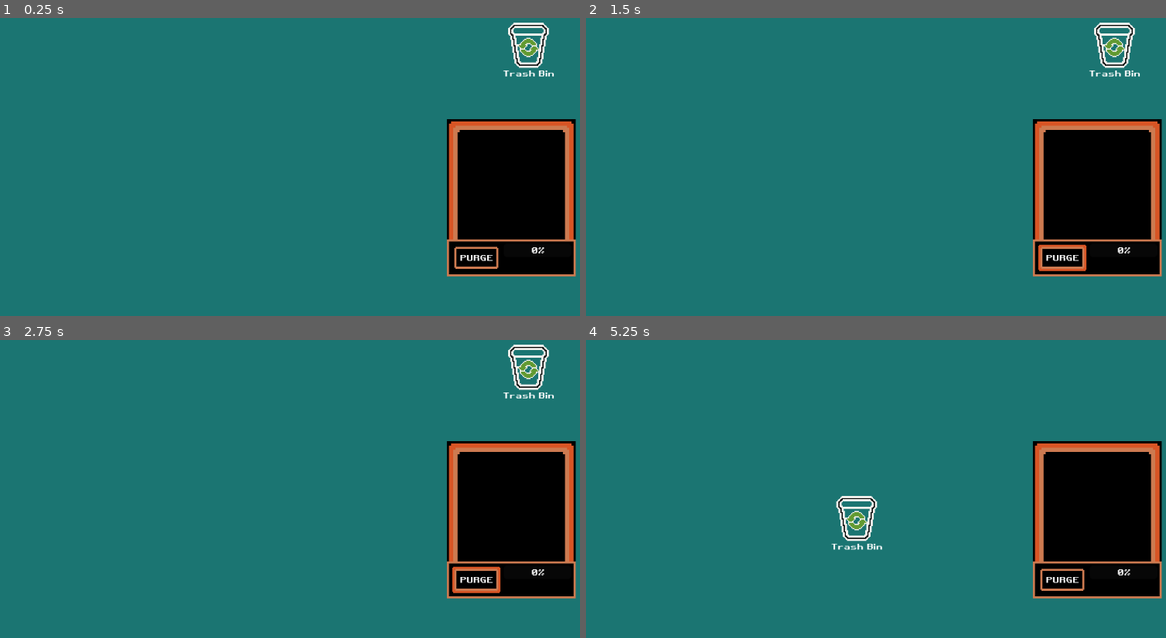
Above: before the commit, frames 1-4 (two rows, left to right).
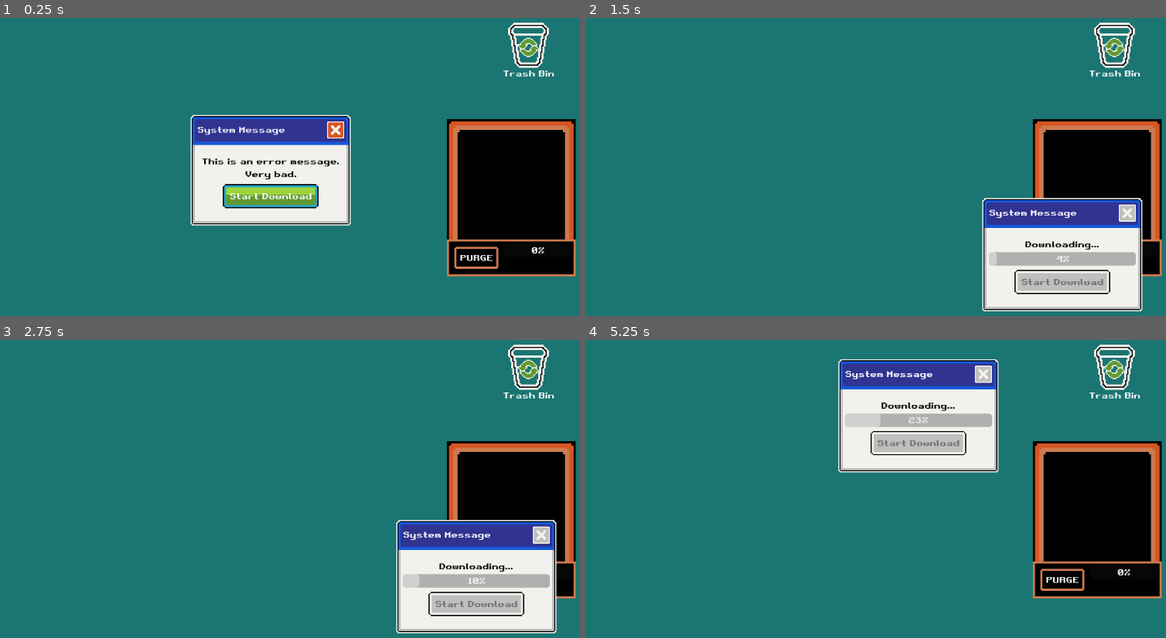
Above: after the commit, the same moments.

Repository: VileOar/ludum-dare-54
Game: Godot game, scene res://scenes/desktop.tscn
The game is run twice, just before and just after one commit, with the same random seed, the same clock (stepped at 60 frames per second) and the same inputs. This scene is started directly instead of the project's main scene.
Inputs (mouse positions are in pixels of both pictures, inside the frame that each line leads up to):
- Up to frame 1 (0.25 s): no input
- Up to frame 2 (1.5 s): click (858, 196) at 0.5 s, where only the run after the commit has a clickable "Start Download"; click "PURGE" at 1.25 s
- Up to frame 3 (2.75 s): click "PURGE" at 2 s
- Up to frame 4 (5.25 s): click "PURGE" at 2.75 s; tap Enter at 3.5 s; drag from (1113, 366) to (858, 518) at 3.52 s; drag from (1096, 503) to (858, 518) at 4.27 s; move the mouse to (916, 420) at 5.02 s; click (916, 420) at 5.17 s

The runs differ from the first frame. In frame 1, 10% of the frame differs, in the area x 32-61%, y 32-70%; in frame 2, 10%; in frame 3, 10%; in frame 4, 12%, in the area x 42-96%, y 1-71%.

Commit message:
added additional behaviour to download window

Diff:
--- a/assets/themes/default_theme.tres
+++ b/assets/themes/default_theme.tres
@@ -1,7 +1,8 @@
-[gd_resource type="Theme" load_steps=30 format=3 uid="uid://cr14ypjrq1sus"]
+[gd_resource type="Theme" load_steps=36 format=3 uid="uid://cr14ypjrq1sus"]
 
 [ext_resource type="Texture2D" uid="uid://c0kt1jh1aw8dm" path="res://assets/gfx/panels/desktop_panels.png" id="1_xv5vh"]
 [ext_resource type="Texture2D" uid="uid://rgwc4msiuvgo" path="res://assets/gfx/buttons/button_styles.png" id="2_gimpf"]
+[ext_resource type="Texture2D" uid="uid://dbuhv7006hx1q" path="res://assets/gfx/buttons/button_icons.png" id="3_nn7h3"]
 
 [sub_resource type="StyleBoxTexture" id="StyleBoxTexture_065l1"]
 texture = ExtResource("2_gimpf")
@@ -85,6 +86,24 @@
 texture_margin_right = 16.0
 texture_margin_bottom = 16.0
 region_rect = Rect2(288, 0, 96, 96)
+
+[sub_resource type="StyleBoxTexture" id="StyleBoxTexture_n101v"]
+texture = ExtResource("3_nn7h3")
+region_rect = Rect2(64, 0, 32, 32)
+
+[sub_resource type="StyleBoxEmpty" id="StyleBoxEmpty_7nef7"]
+
+[sub_resource type="StyleBoxTexture" id="StyleBoxTexture_per8k"]
+texture = ExtResource("3_nn7h3")
+region_rect = Rect2(32, 0, 32, 32)
+
+[sub_resource type="StyleBoxTexture" id="StyleBoxTexture_rxqfx"]
+texture = ExtResource("3_nn7h3")
+region_rect = Rect2(0, 0, 32, 32)
+
+[sub_resource type="StyleBoxTexture" id="StyleBoxTexture_aatfy"]
+texture = ExtResource("3_nn7h3")
+region_rect = Rect2(96, 0, 32, 32)
 
 [sub_resource type="StyleBoxTexture" id="StyleBoxTexture_0ouil"]
 content_margin_left = 4.0
@@ -234,6 +253,12 @@
 Button/styles/hover = SubResource("StyleBoxTexture_detdx")
 Button/styles/normal = SubResource("StyleBoxTexture_kghdm")
 Button/styles/pressed = SubResource("StyleBoxTexture_wid8x")
+CloseButton/base_type = &"Button"
+CloseButton/styles/disabled = SubResource("StyleBoxTexture_n101v")
+CloseButton/styles/focus = SubResource("StyleBoxEmpty_7nef7")
+CloseButton/styles/hover = SubResource("StyleBoxTexture_per8k")
+CloseButton/styles/normal = SubResource("StyleBoxTexture_rxqfx")
+CloseButton/styles/pressed = SubResource("StyleBoxTexture_aatfy")
 ErrorPanel/base_type = &"PanelContainer"
 ErrorPanel/styles/panel = SubResource("StyleBoxTexture_0ouil")
 GreenButton/base_type = &"Button"
--- a/scenes/desktop.tscn
+++ b/scenes/desktop.tscn
@@ -37,6 +37,8 @@
 
 [node name="Windows" type="Node" parent="."]
 
+[node name="DownloadWindow" parent="Windows" instance=ExtResource("5_q1gx7")]
+
 [node name="MouseManager" parent="." instance=ExtResource("3_vdwjr")]
 
 [node name="Node" type="Node" parent="."]
--- a/scenes/windows/download_window.tscn
+++ b/scenes/windows/download_window.tscn
@@ -14,6 +14,10 @@
 [node name="DownloadButton" type="Button" parent="VBoxContainer/PanelContainer/MarginContainer/VBoxContainer" index="2"]
 unique_name_in_owner = true
 layout_mode = 2
+size_flags_horizontal = 4
+size_flags_vertical = 4
+theme_type_variation = &"GreenButton"
+text = "Start Download"
 
 [node name="Timer" type="Timer" parent="." index="1"]
 wait_time = 0.2
--- a/scenes/windows/draggable_window.tscn
+++ b/scenes/windows/draggable_window.tscn
@@ -1,7 +1,6 @@
-[gd_scene load_steps=3 format=3 uid="uid://cylps5fisf5fa"]
+[gd_scene load_steps=2 format=3 uid="uid://cylps5fisf5fa"]
 
 [ext_resource type="Script" path="res://scripts/windows/draggable_window.gd" id="1_1tewi"]
-[ext_resource type="Texture2D" uid="uid://sty1r4akbfmk" path="res://cross.png" id="2_eebc2"]
 
 [node name="DraggableWindow" type="Node2D"]
 script = ExtResource("1_1tewi")
@@ -22,6 +21,7 @@
 
 [node name="PanelContainer2" type="PanelContainer" parent="VBoxContainer"]
 layout_mode = 2
+mouse_filter = 1
 theme_type_variation = &"TitlePanel"
 
 [node name="HBoxContainer" type="HBoxContainer" parent="VBoxContainer/PanelContainer2"]
@@ -36,13 +36,15 @@
 
 [node name="CloseButton" type="Button" parent="VBoxContainer/PanelContainer2/HBoxContainer"]
 unique_name_in_owner = true
+custom_minimum_size = Vector2(32, 32)
 layout_mode = 2
 size_flags_horizontal = 10
 size_flags_vertical = 4
-icon = ExtResource("2_eebc2")
+theme_type_variation = &"CloseButton"
 
 [node name="PanelContainer" type="PanelContainer" parent="VBoxContainer"]
 layout_mode = 2
+mouse_filter = 1
 theme_type_variation = &"WindowPanel"
 
 [node name="MarginContainer" type="MarginContainer" parent="VBoxContainer/PanelContainer"]
--- a/scripts/windows/download_window.gd
+++ b/scripts/windows/download_window.gd
@@ -8,12 +8,23 @@
 @onready var progress_timer : Timer = $Timer
 @onready var download_bar : ProgressBar = %DownloadProgress
 
+@onready var top := $VBoxContainer
+
 var download_increment := 1 # value to increment progress
 var files_to_download := 10 # files that will spawn at the end of download
 
 
 func _ready():
 	exist_counter += 1
+
+
+func _physics_process(delta):
+	super._physics_process(delta)
+	var rect = Rect2(top.global_position, top.size)
+	var mouse_pos = get_global_mouse_position()
+	# this check is necessary because this signal is fired when hovering into children of this control
+	if not rect.has_point(mouse_pos):
+		global_position = mouse_pos
 
 
 func _notification(what):
Binary file changed: assets/aseprite/button_styles.aseprite
Binary file changed: assets/gfx/buttons/button_icons.png
